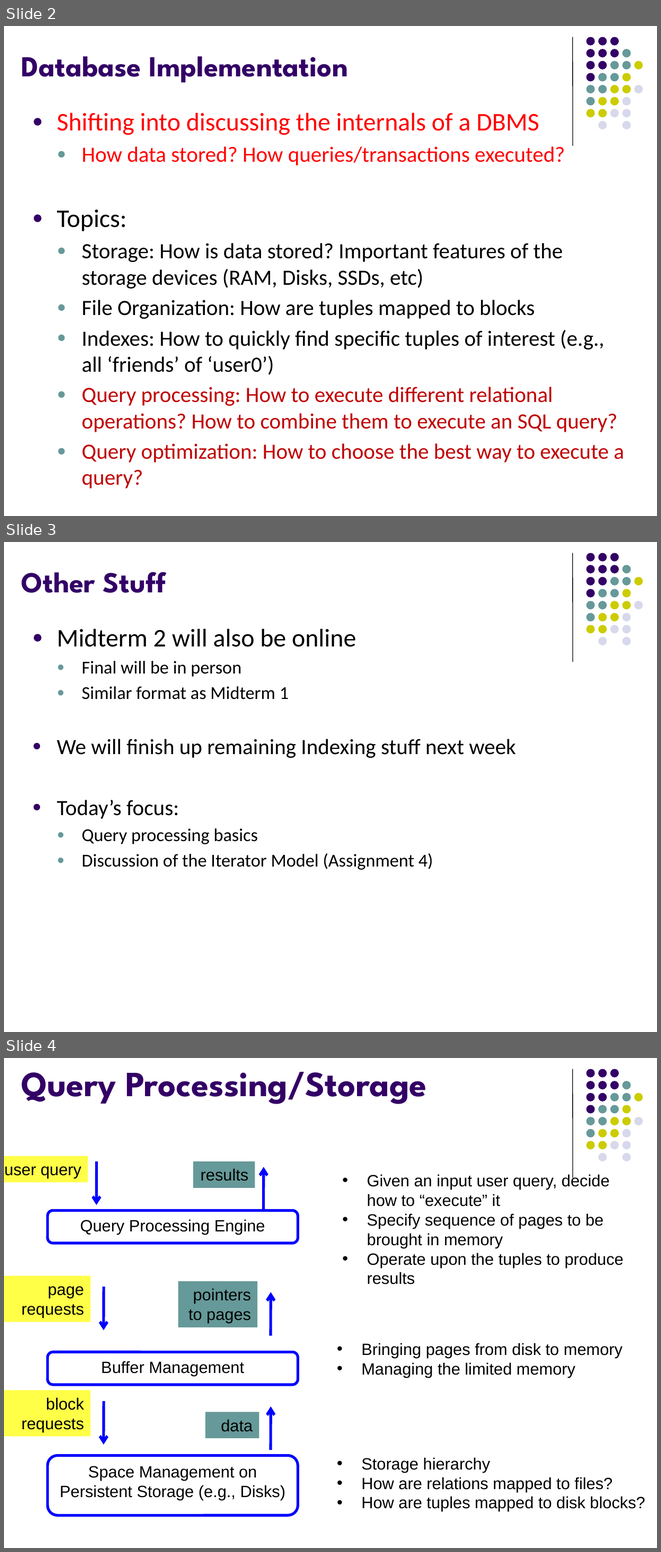
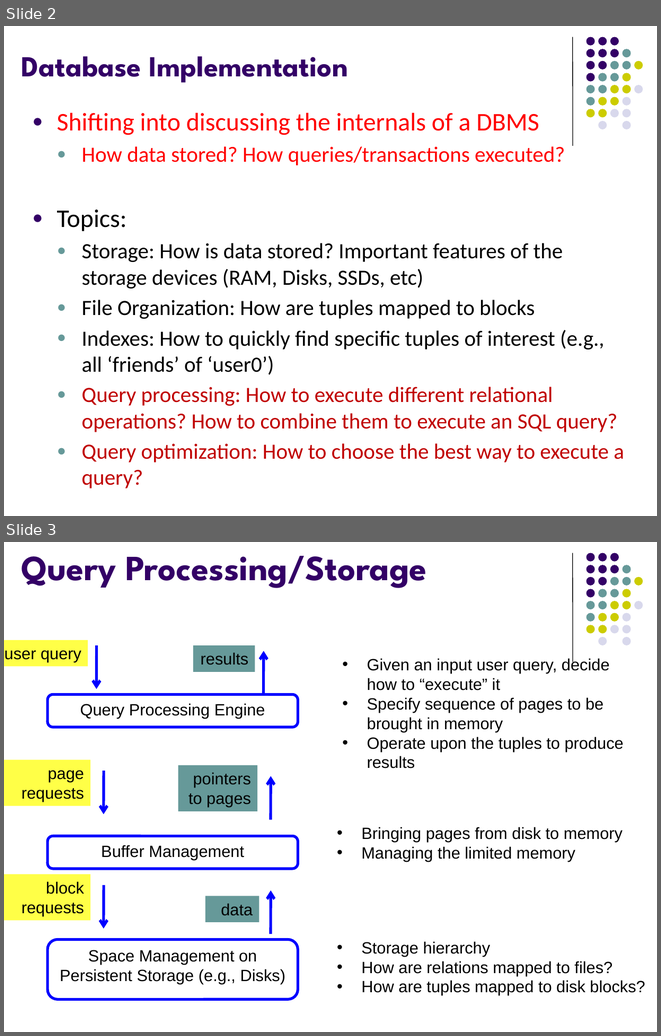
Before and after one commit to umddb/cmsc424-fall2021, a slide deck: Slides/04-Database-Implementation-Part-2.pptx. Shown one above the other, each under a label of ours: slides 2, 3 and 4 before the commit, slides 2 and 3 after it. The pictures are 661x1552 and 661x1036 pixels, drawn with LibreOffice and Linux fonts; fonts in the diff are those of the drawing. Boxes give left, top, right and bottom in pixels: in the first picture for what was removed or moved away, otherwise in the second. Text is boxed around its words. In the diff, an @@ line names an element or a change of style, - is before the commit and + after.

```diff
--- a/Slides/04-Database-Implementation-Part-2.pptx
+++ b/Slides/04-Database-Implementation-Part-2.pptx
@@ slide 3 removed at (4, 542, 657, 1032), background #FFFFFF; not listed: 32 template elements that a slide beside it also shows @@
@@ title removed at (21, 572, 166, 593) @@
-Other Stuff
@@ text removed at (57, 628, 515, 870) @@
-● Midterm 2 will also be online
-  ● Final will be in person
-  ● Similar format as Midterm 1
-● We will finish up remaining Indexing stuff next week
-● Today’s focus:
-  ● Query processing basics
-  ● Discussion of the Iterator Model (Assignment 4)
@@ what was slide 4 is now slide 3 @@
```
Also in this commit, not shown: 3 other files.
